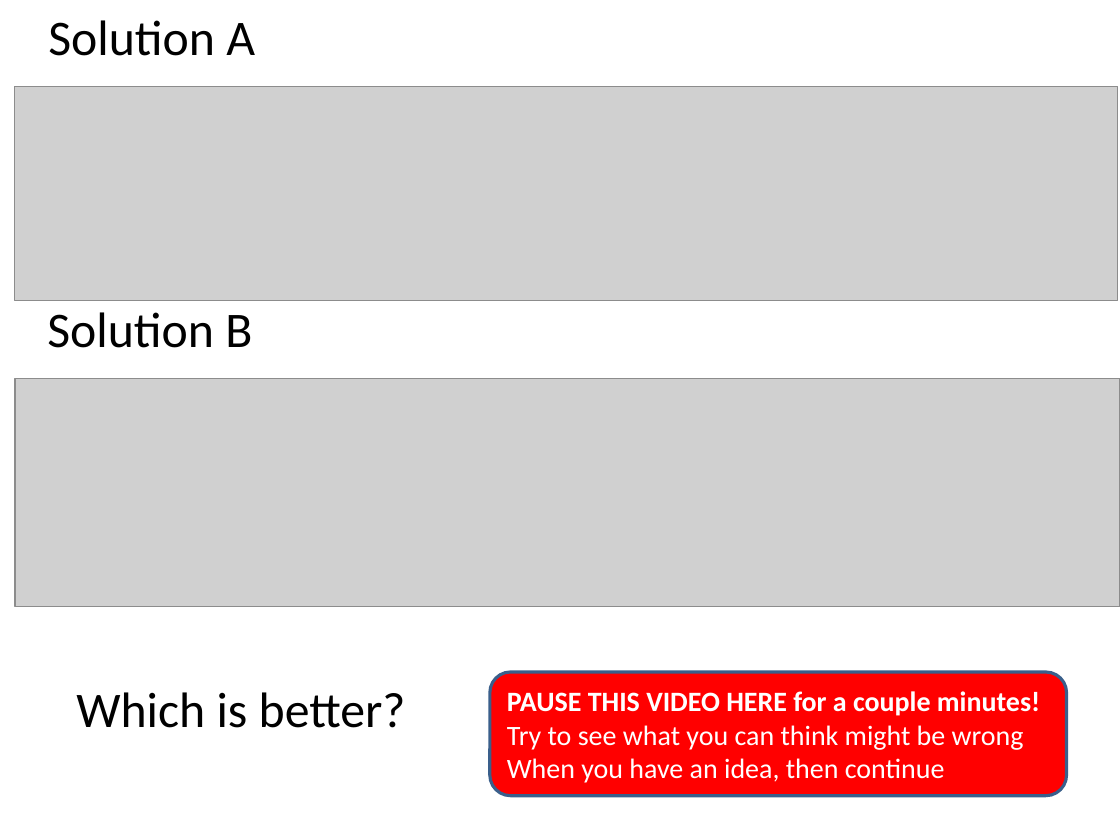
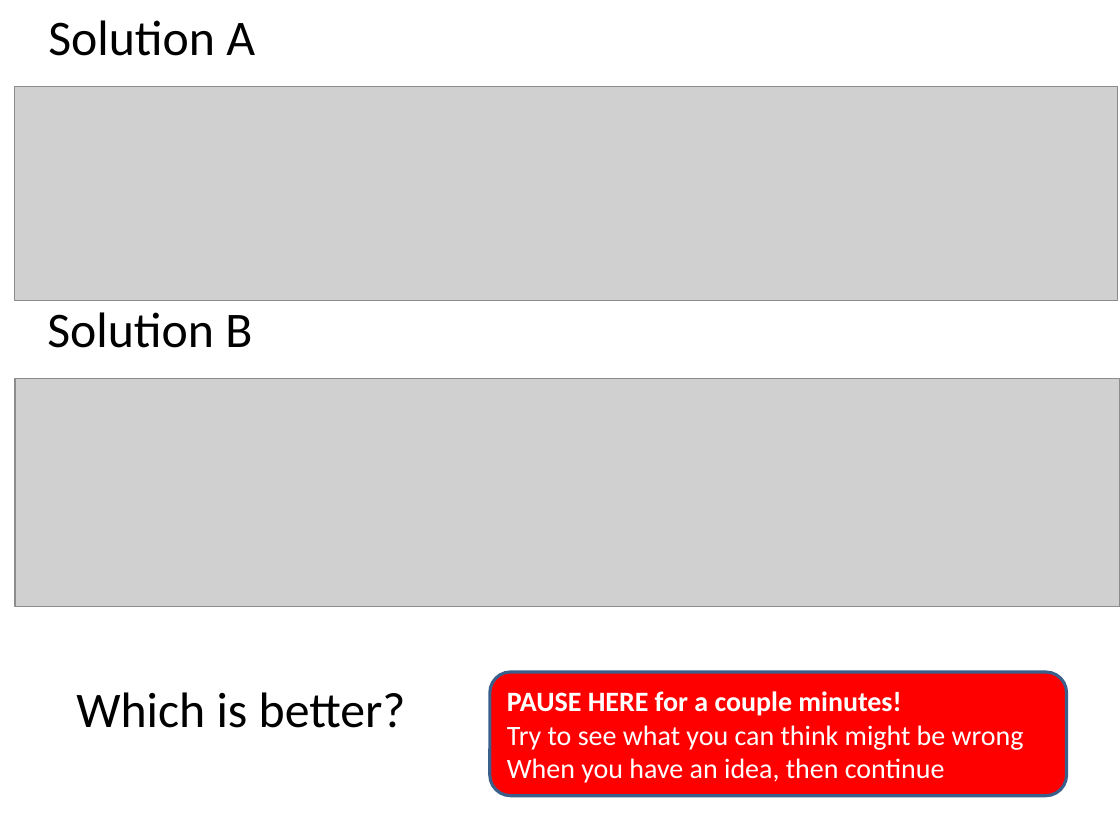
Before and after one commit to RHIT-CSSE/csse220, a slide deck: slide 22 of ClassMaterials/Encapsulation/Slides/Encapsulation.pptx (slide 19 before the commit). Drawn at 1120x840 pixels with LibreOffice and Linux fonts; fonts in the diff are those of the drawing; grey boxes stand for pictures. Boxes give left, top, right and bottom in pixels: in the first picture for what was removed or moved away, otherwise in the second. Text is boxed around its words. In the diff, an @@ line names an element or a change of style, - is before the commit and + after.

```diff
--- a/ClassMaterials/Encapsulation/Slides/Encapsulation.pptx
+++ b/ClassMaterials/Encapsulation/Slides/Encapsulation.pptx
@@ text in rounded rectangle at (507,691,901,716): text changed @@
-PAUSE THIS VIDEO HERE for a couple minutes!
+PAUSE HERE for a couple minutes!
```
Also in this commit, not shown: 10 other slides changed, 4 slides added, 2 slides removed.
